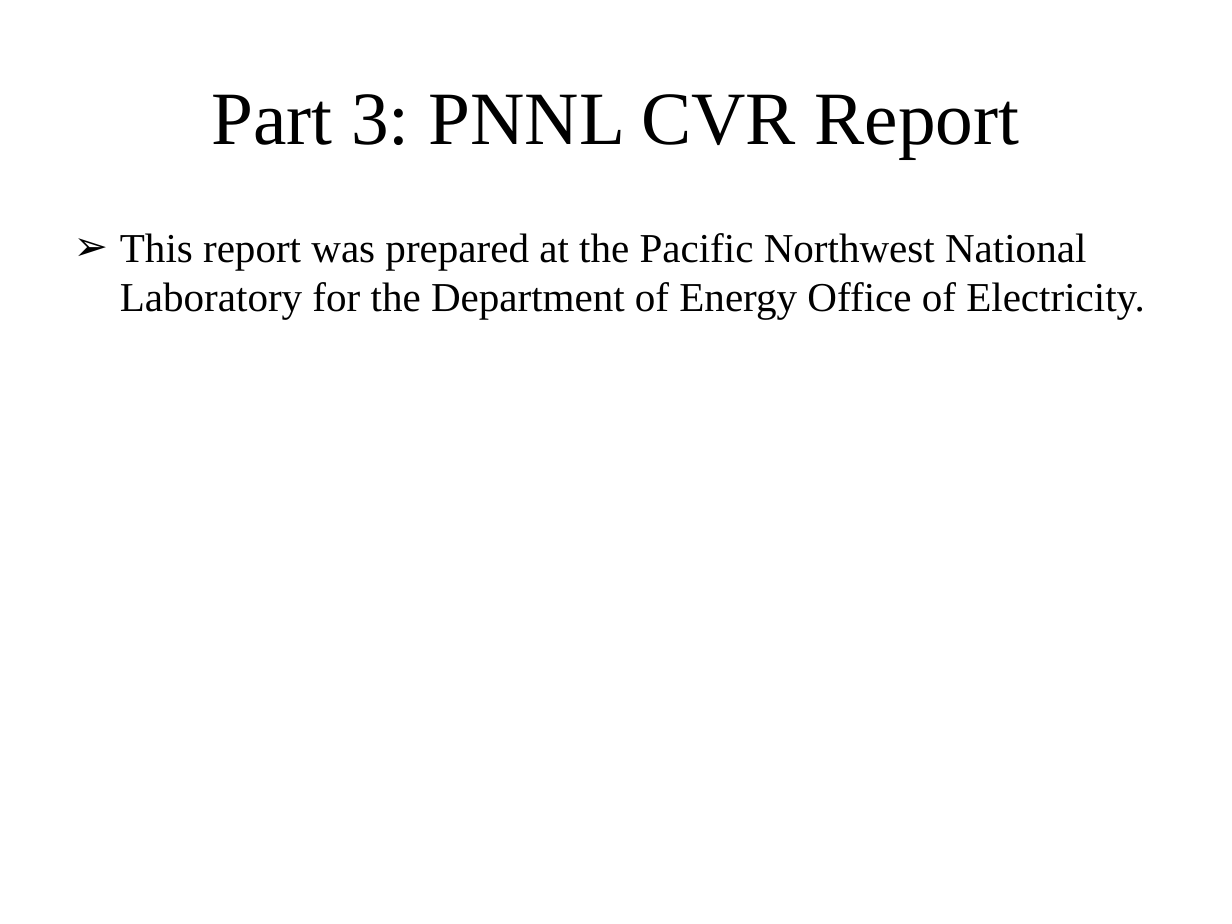
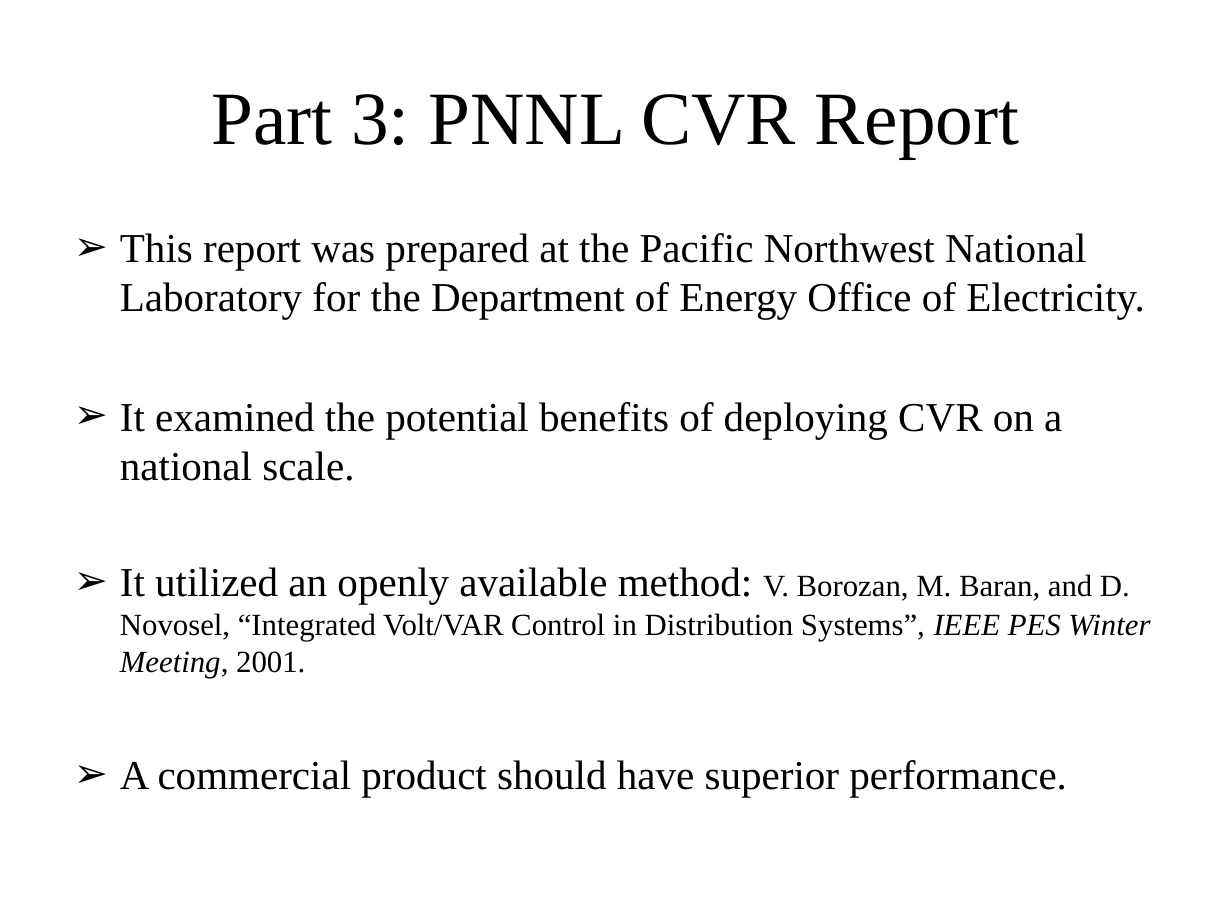
Before and after one commit to gridlab-d/course, a slide deck: slide 20 of Distribution_Analysis_Course/2.0 - CVR.ppt. Drawn at 1232x924 pixels with LibreOffice and Linux fonts; fonts in the diff are those of the drawing. Boxes give left, top, right and bottom in pixels: in the first picture for what was removed or moved away, otherwise in the second. Text is boxed around its words. In the diff, an @@ line names an element or a change of style, - is before the commit and + after.

```diff
--- a/Distribution_Analysis_Course/2.0 - CVR.ppt
+++ b/Distribution_Analysis_Course/2.0 - CVR.ppt
@@ text at box(120, 402, 1150, 797): paragraphs added @@
+➢ It examined the potential benefits of deploying CVR on a national scale.
+➢ It utilized an openly available method: V. Borozan, M. Baran, and D. Novosel, “Integrated Volt/VAR Control in Distribution Systems”, IEEE PES Winter Meeting, 2001.
+➢ A commercial product should have superior performance.
```
Also in this commit, not shown: 1 other slide changed, 17 slides added, 28 slides removed, 2 other files.
